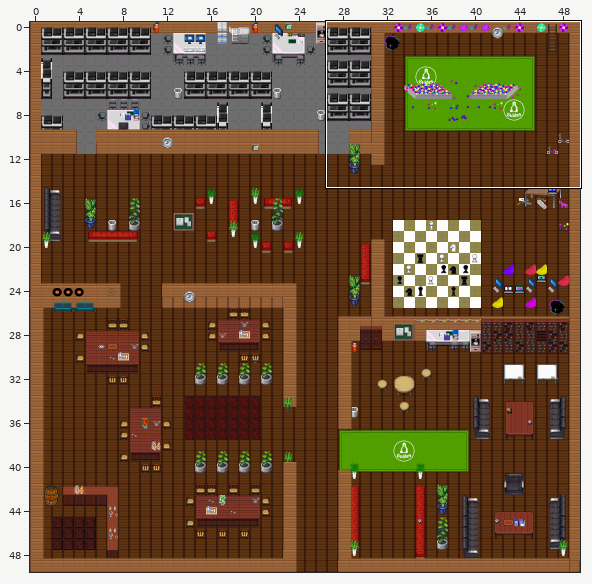
Tiled map: Haus.tmx. The picture above shows the old version from afar; the outline marks the close-up.
Close-up. Old version:
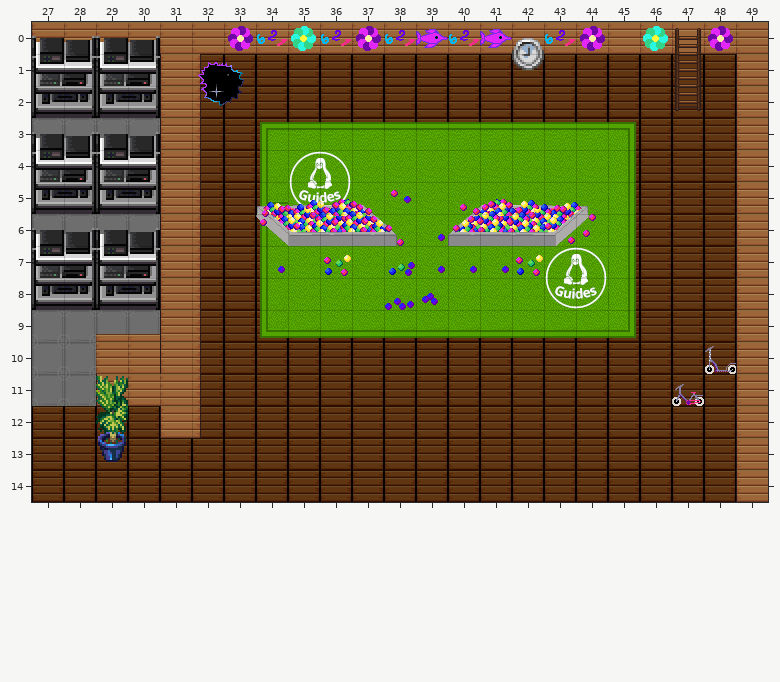
Cells are 32x32 px. Shown: x 27..49, y 0..14. The commit also changed other parts of the map, which this record leaves out.
The same view after the edit:
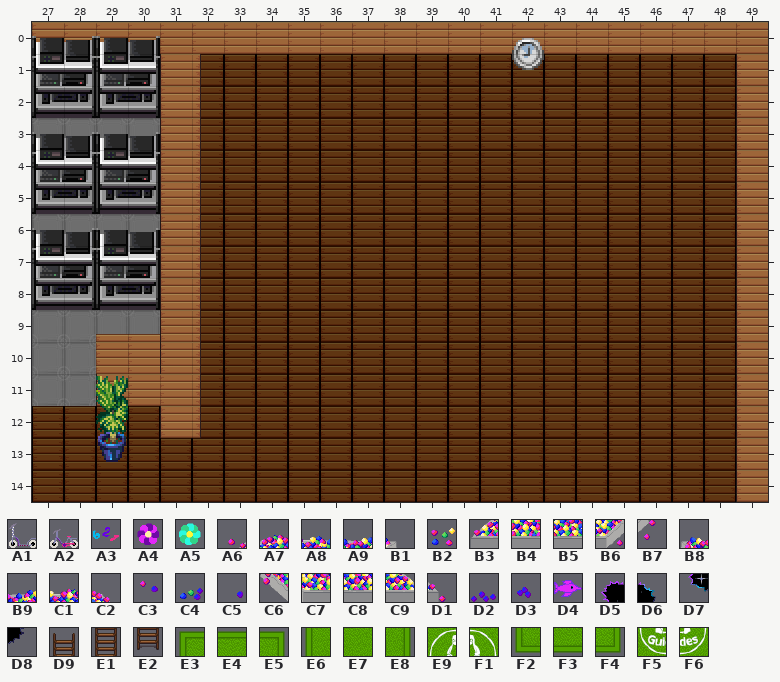
Key: from "rc3-minideko": A1 3, A2 4, A3 12, A4 49, A5 50, A6 63, A7 64, A8 65, A9 66, B1 67, B2 68, B3 70, B4 71, B5 72, B6 73, B7 74, B8 77, B9 78, C1 79, C2 80, C3 81, C4 82, C5 83, C6 84, C7 85, C8 86, C9 87, D1 88, D2 89, D3 90, D4 92, D5 102, D6 103, D7 109, D8 110; from "terrain_atlas": D9 137, E1 169, E2 201; from "tux-tage_mix": E3 800, E4 801, E5 802, E6 832, E7 833, E8 834, E9 835, F1 836, F2 864, F3 865, F4 866, F5 867, F6 868.
__ is an empty cell.
The exact change:
Layer "Spielbereich" (removed):
The edit erases the tile that lay hidden in row 4 at x 35 to 39 and 41 to 44; in row 5 at x 35 to 44; in row 6 at x 39 to 40 and 43.
The edit erases tile A1 in row 10 at x 48.
The edit erases tile A2 in row 11 at x 47.
The edit erases tile B2 in row 3 at x 36; in row 5 at x 34; in row 7 at x 34.
The edit erases tile C3 in row 4 at x 45.
The edit erases tile D1 in row 5 at x 45.
Layer "Spielbereich_exit" (removed):
The edit erases tile D5 in row 1 at x 32.
The edit erases tile D6 in row 1 at x 33.
The edit erases tile D7 in row 2 at x 32.
The edit erases tile D8 in row 2 at x 33.
Layer "Spielbereich_collide" (removed):
The edit erases tile A3 in row 0 at x 34, 36, 38, 40 and 43.
The edit erases tile A4 in row 0 at x 33, 37, 44 and 48.
The edit erases tile A5 in row 0 at x 35 and 46.
The edit erases tile D4 in row 0 at x 39 and 41.
Layer "Spielbereich_exit3" (removed):
The edit erases tile D9 in row 0 at x 47.
The edit erases tile E1 in row 1 at x 47.
The edit erases tile E2 in row 2 at x 47.
Layer "Spielbereich_music" (removed):
The edit erases the tile that lay hidden in row 6 at x 36 and 41.
The edit erases tile E3 in row 3 at x 34.
The edit erases tile E4 in row 3 at x 35 to 44.
The edit erases tile E5 in row 3 at x 45.
The edit erases tile E6 in row 4 at x 34; in rows 6 to 8 at x 34.
The edit erases tile E7 in rows 4 to 5 at x 37 to 44; in row 6 at x 35, 37 to 40 and 42 to 44; in rows 7 to 8 at x 35 to 42.
The edit erases tile E8 in rows 4 to 8 at x 45.
The edit erases tile E9 in row 4 at x 35; in row 7 at x 43.
The edit erases tile F1 in row 4 at x 36; in row 7 at x 44.
The edit erases tile F2 in row 5 at x 34; in row 9 at x 34.
The edit erases tile F3 in row 9 at x 35 to 44.
The edit erases tile F4 in row 9 at x 45.
The edit erases tile F5 in row 5 at x 35; in row 8 at x 43.
The edit erases tile F6 in row 5 at x 36; in row 8 at x 44.
Layer "Spielbereich_music2" (removed):
The edit erases tile A6 in row 5 at x 40.
The edit erases tile A7 in row 5 at x 41.
The edit erases tile A8 in row 5 at x 42.
The edit erases tile A9 in row 5 at x 43.
The edit erases tile B1 in row 5 at x 44.
The edit erases tile B2 in row 7 at x 36 and 42.
The edit erases tile B3 in row 6 at x 40.
The edit erases tile B4 in row 6 at x 41.
The edit erases tile B5 in row 6 at x 42.
The edit erases tile B6 in row 6 at x 43.
The edit erases tile B7 in row 6 at x 44.
The edit erases tile B8 in row 5 at x 34.
The edit erases tile B9 in row 5 at x 35.
The edit erases tile C1 in row 5 at x 36.
The edit erases tile C2 in row 5 at x 37.
The edit erases tile C3 in row 5 at x 38.
The edit erases tile C4 in row 7 at x 38.
The edit erases tile C5 in row 6 at x 39; in row 7 at x 34 and 39 to 41.
The edit erases tile C6 in row 6 at x 34.
The edit erases tile C7 in row 6 at x 35.
The edit erases tile C8 in row 6 at x 36.
The edit erases tile C9 in row 6 at x 37.
The edit erases tile D1 in row 6 at x 38.
The edit erases tile D2 in row 8 at x 38.
The edit erases tile D3 in row 8 at x 39.
Pixel boxes of the changes (left, top, right, bottom) in both close-ups:
removed: (198, 26, 636, 338)
removed: (643, 26, 733, 111)
removed: (672, 346, 736, 406)
